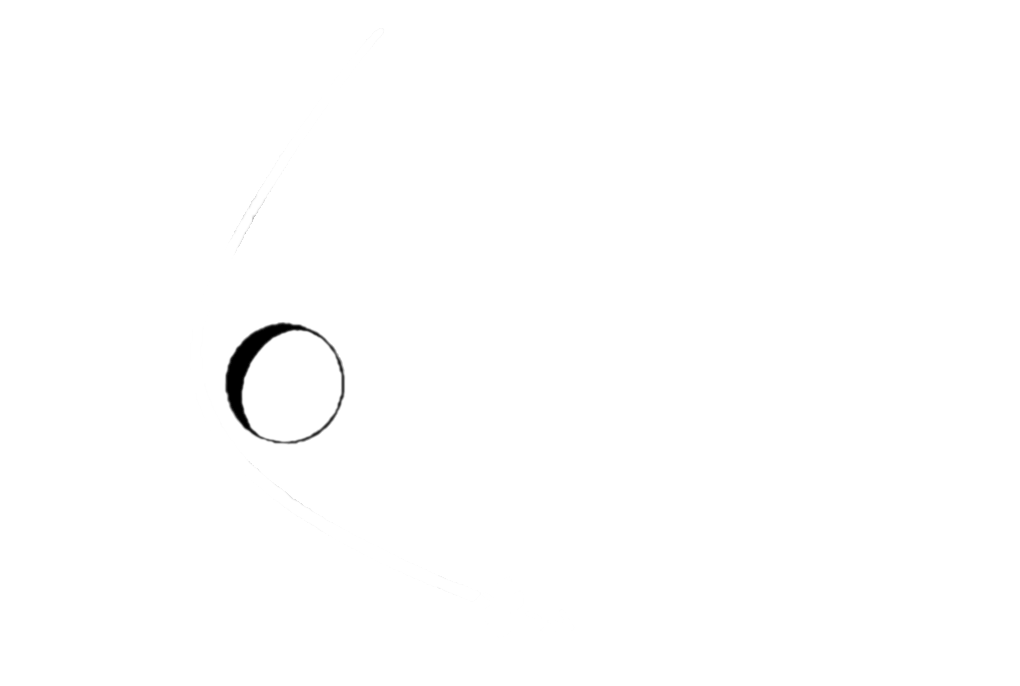
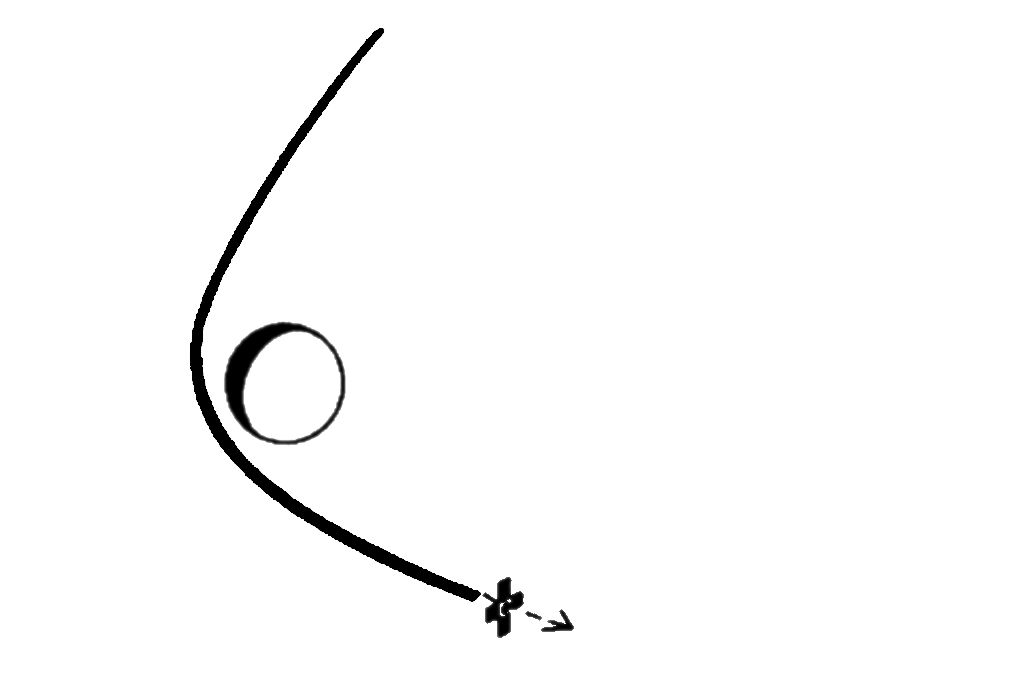
Comparing the layer stacks of the two 1020px x 686px images. Changes:
showed "traj" over [189, 28, 574, 638]
painted on "planet" over [189, 28, 573, 634]
showed "MV-67_Venus_encounter_diagram_2.jpg copy #1" over [190, 28, 574, 638]
